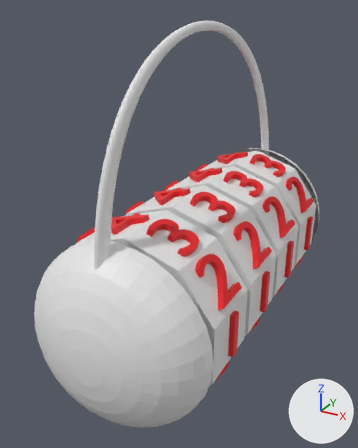
The FBX model Assets/Prefabs/lock.fbx, before and after one commit.
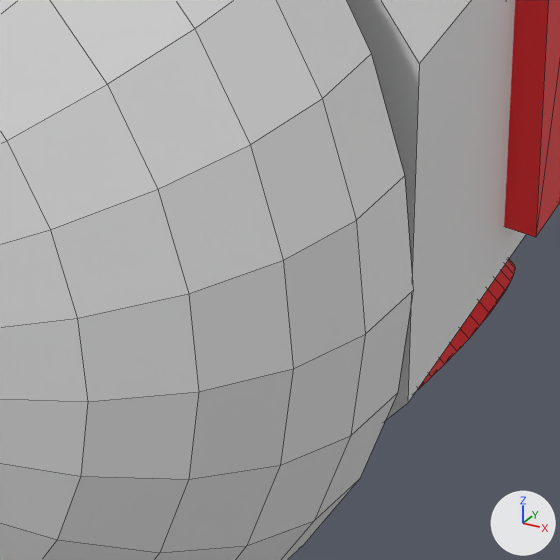
The first picture shows the older version from a 50 mm camera at (2.45, -4.23, 3.29) aimed at (-0.22, 0.62, 0.87). The close-ups show both versions on the part from 41% to 66% of the width and 71% to 91% of the height of that picture; other places that the commit changed are outside them. Arrows for +X, +Y and +Z are at lower right; the lights stay in place. The close-ups show mesh edges as thin lines. Where no turn or scale is listed for an object, it has been applied to the vertices.

Objects in the first close-up: 'Cylinder.001', 'Sphere', 'Text', 'Text.009'.
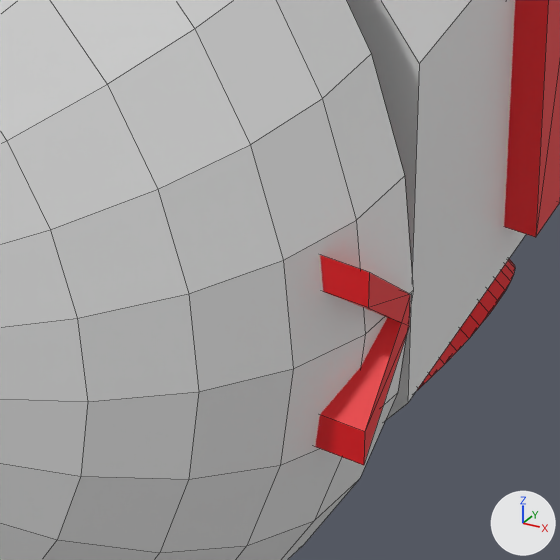
Patch to the scene script:
```diff
--- a/Assets/Prefabs/lock.fbx.py
+++ b/Assets/Prefabs/lock.fbx.py
@@ mat_material_071 @@
+mat_material_071 = principled_material('Material.071')
+mat_material_071.base_color = (0.799, 0.0075, 0.013)  # red #e7151e
@@ me_text_108 @@
+me_text_108.from_pydata([(0.0, 0.071, 0.009), (0.0, 0.071, 0.066), (0.0, -0.071, 0.208), (0.0, -0.071, 0.147), (0.0, 0.042, 0.038), (0.0, -0.071, -0.071), (0.0, -0.071, -0.132), (-0.1, 0.071, 0.009), (-0.1, 0.071, 0.066), (-0.1, -0.071, 0.208), (-0.1, -0.071, 0.147), (-0.1, 0.042, 0.038), (-0.1, -0.071, -0.071), (-0.1, -0.071, -0.132)], [], [(3, 1, 2), (4, 1, 3), (4, 0, 1), (5, 0, 4), (5, 6, 0), (10, 9, 8), (11, 10, 8), (11, 8, 7), (12, 11, 7), (12, 7, 13), (3, 2, 9, 10), (2, 1, 8, 9), (4, 3, 10, 11), (1, 0, 7, 8), (5, 4, 11, 12), (6, 5, 12, 13), (0, 6, 13, 7)])
+me_text_108.materials.append(mat_material_071)  # red #e7151e
@@ ob_text_040 @@
+ob_text_040 = bpy.data.objects.new('Text.040', me_text_108)
+ob_text_040.location = (1.001, -1.033, 0.274)
```

What differs and where, as boxes (x1, y1, x2, y2) in the close-ups (560 x 560 px):
'Text.040', added (red)
    after: (315, 255, 410, 465)
